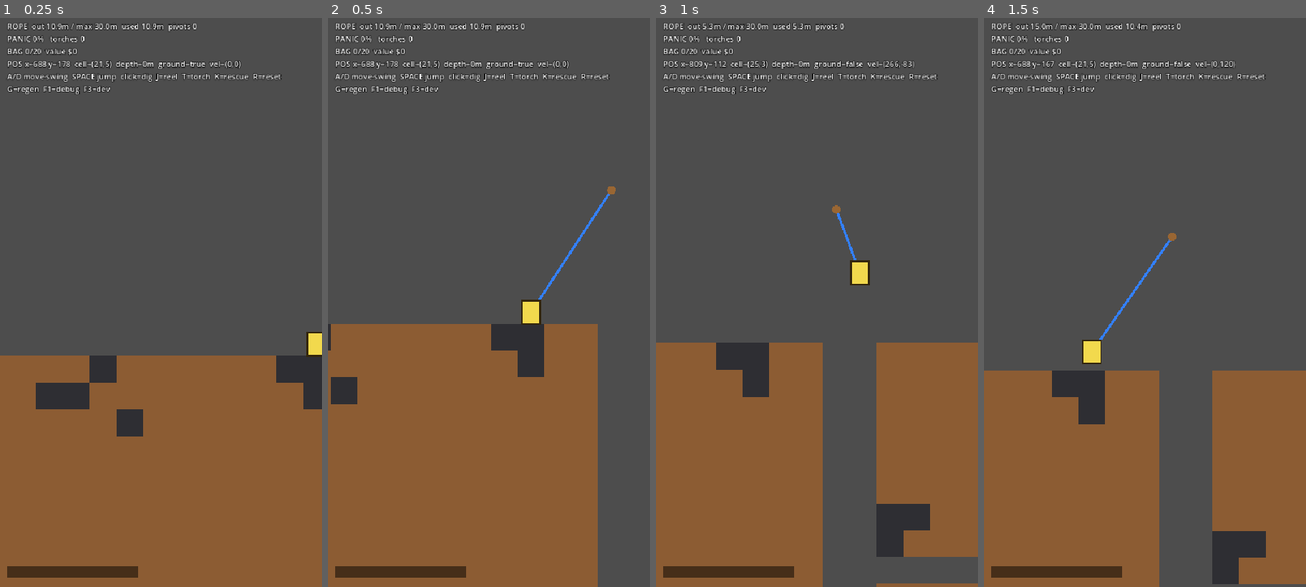
Above: before the commit, frames 1-4 (left to right).
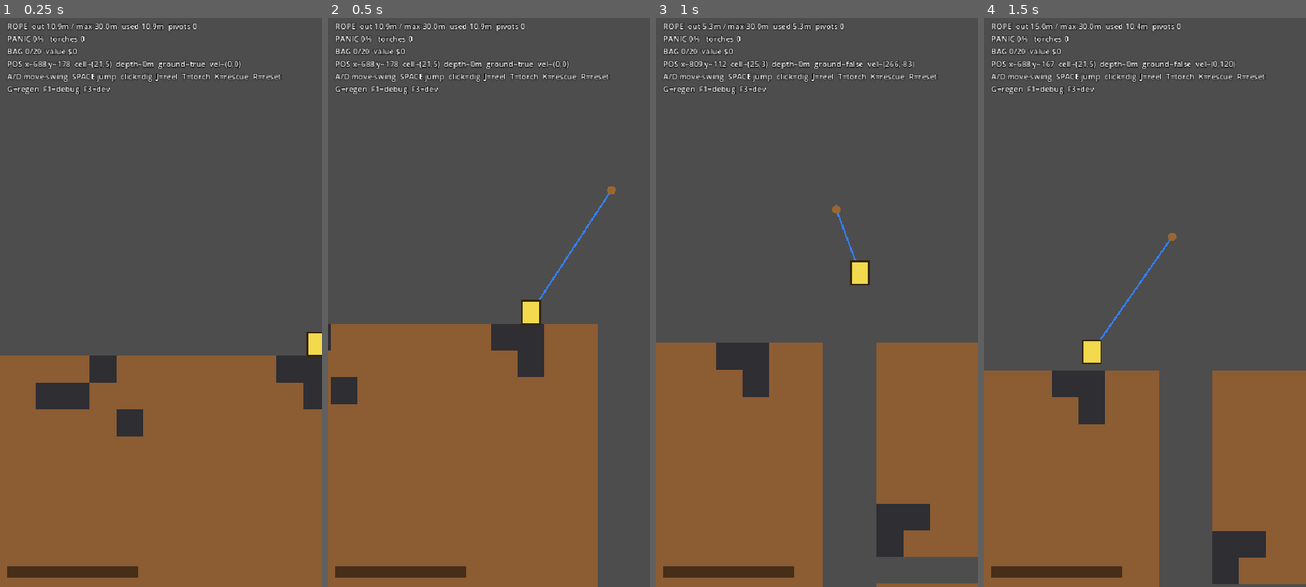
Above: after the commit, the same moments.

Repository: JoaoDobrowolski/inner-miner
Game: Godot game, scene res://scenes/Main.tscn
Two runs of this game, one before a commit and one after it. Both use one fixed random seed, a clock stepped at 60 frames per second and the inputs below.
Inputs (mouse positions are in pixels of both pictures, inside the frame that each line leads up to):
- Up to frame 1 (0.25 s): no input
- Up to frame 2 (0.5 s): no input
- Up to frame 3 (1 s): tap Enter at 0.5 s; move the mouse to (887, 274) at 0.52 s; hold D from 0.53 s (still down); hold J from 0.53 s (still down); click (887, 274) at 0.67 s; tap Space at 0.77 s
- Up to frame 4 (1.5 s): move the mouse to (1080, 330) at 1.27 s; release D at 1.28 s; release J at 1.28 s; hold Down from 1.28 s (still down); tap K at 1.35 s

Frame 1 is identical in both runs. In frame 2, less than 0.1% of the frame differs, in the area x 65-88%, y 31-50%; in frame 3, less than 0.1%; in frame 4, less than 0.1%.

Commit message:
fix: Adjust line thickness in rope drawing for improved visibility; enhance pivot release logic in rope management

Diff:
--- a/scripts/main.gd
+++ b/scripts/main.gd
@@ -336,7 +336,7 @@
         pts.append(p["pos"])
     pts.append(player.position)
     for i in range(pts.size() - 1):
-        draw_line(pts[i], pts[i + 1], Color(0.20, 0.50, 1.0), 3.0)
+        draw_line(pts[i], pts[i + 1], Color(0.20, 0.50, 1.0), 2.0)
 
     draw_circle(rope.anchor, 5.0, Color(0.60, 0.40, 0.20))   # winch
     for p in rope.pivots:
--- a/scripts/rope.gd
+++ b/scripts/rope.gd
@@ -127,14 +127,23 @@
 # --- wrap / unwrap ----------------------------------------------------------
 
 func _update_wrap(player_pos: Vector2) -> void:
-    # Release pivots no longer needed: if the previous attach can "see" the
-    # player without hitting solid tiles, the corner is doing nothing.
-    while pivots.size() > 0:
-        var prev: Vector2 = (pivots[pivots.size() - 2]["pos"] if pivots.size() >= 2 else anchor)
-        if not _los_blocked(prev, player_pos):
-            pivots.pop_back()
+    # Release any pivot whose two neighbours can see each other again: if the
+    # straight line prev->next is clear, the rope no longer bends around that
+    # corner. Checks ALL pivots (not just the player end) so an early corner near
+    # the anchor that is no longer needed can't stay "stuck".
+    var i := 0
+    while i < pivots.size():
+        var prev: Vector2 = anchor
+        if i > 0:
+            prev = pivots[i - 1]["pos"]
+        var nxt: Vector2 = player_pos
+        if i < pivots.size() - 1:
+            nxt = pivots[i + 1]["pos"]
+        if not _los_blocked(prev, nxt):
+            pivots.remove_at(i)
+            i = maxi(0, i - 1)               # neighbour changed: recheck previous
         else:
-            break
+            i += 1
 
     # Catch new corners while the rope is blocked. Guard caps runaway loops.
     var guard := 0
@@ -210,7 +219,11 @@
     var dist := d.length()
     if dist < 1.0:
         return false
-    var steps := int(dist / (GridWorld.CELL * 0.25)) + 1
+    # Step 0.5px. Corner grazes can be ~1px thin (e.g. jumping straight up glued
+    # to a wall): coarser sampling skipped over them, so the rope thought a blocked
+    # line was clear and unwrapped straight through a block. 0.5px catches the
+    # visible (>~1px) grazes while staying tolerant of sub-pixel tangents.
+    var steps := int(dist / 0.5) + 1
     for i in range(1, steps):                       # exclude both endpoints
         var t := float(i) / float(steps)
         if world.point_solid(a + d * t):
